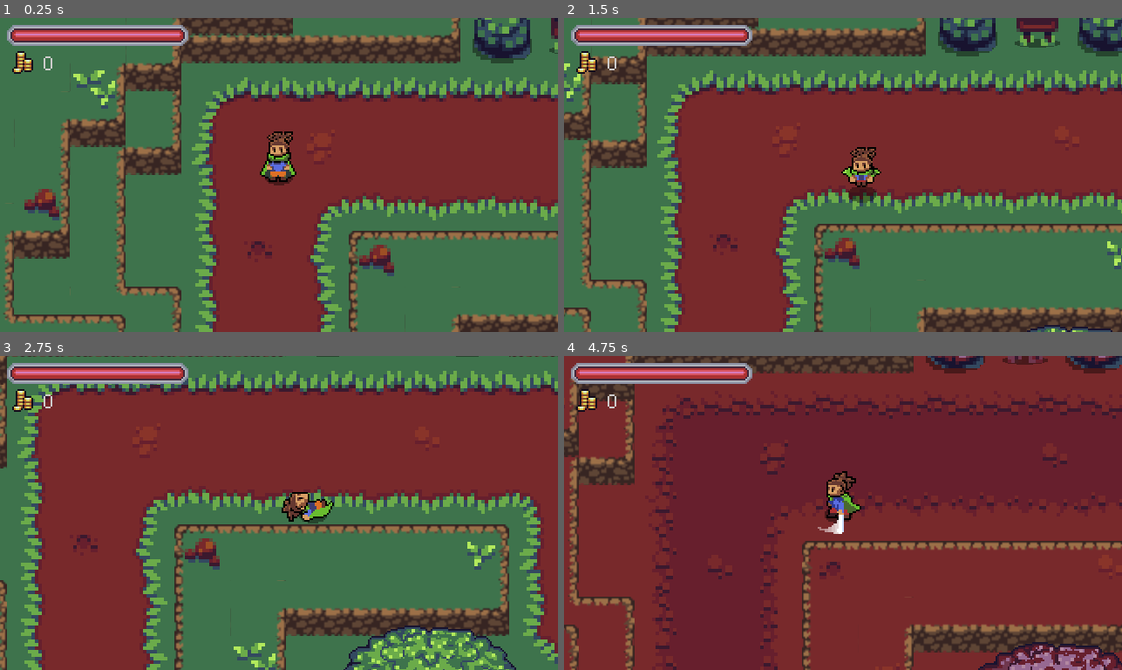
Above: before the commit, frames 1-4 (two rows, left to right).
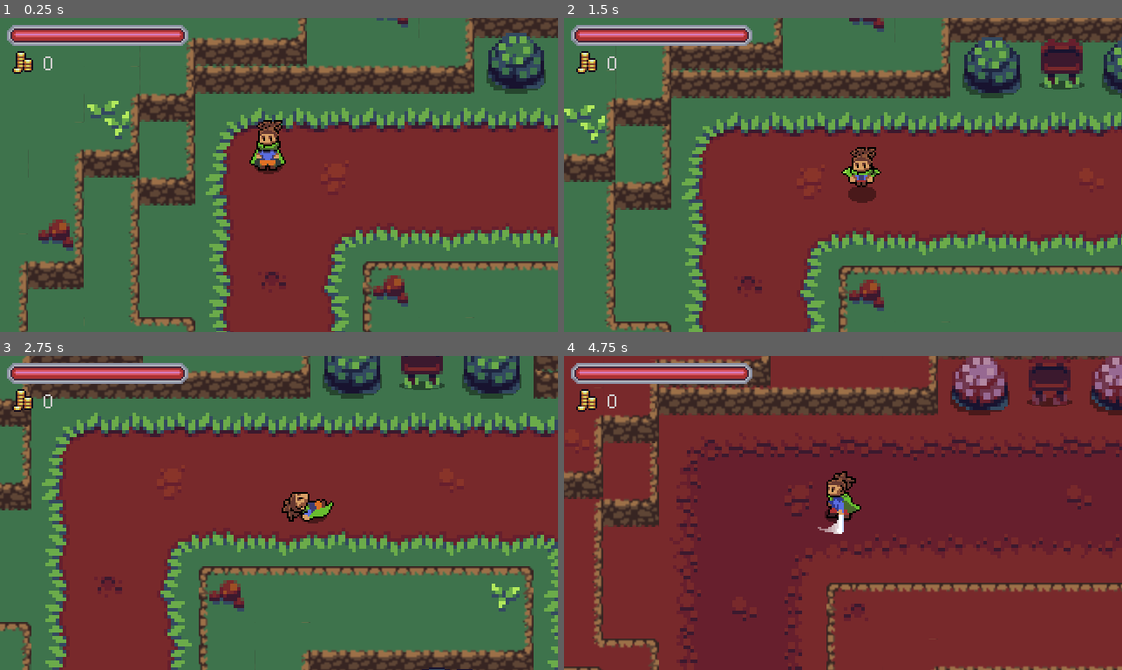
Above: after the commit, the same moments.

Repository: Thomas-Arndt/RPG.1
Game: Godot game, scene res://World/World.tscn
The game is run twice, just before and just after one commit, with the same random seed, the same clock (stepped at 60 frames per second) and the same inputs.
Inputs:
- Up to frame 1 (0.25 s): no input
- Up to frame 2 (1.5 s): hold Right (ui_right) 0.53-1.28 s; tap R (attack) at 0.6 s; tap E (roll) at 0.8, 1.35 s; hold Down (ui_down) from 1.28 s (still down)
- Up to frame 3 (2.75 s): tap R (attack) at 1.55, 2.1 s; release Down (ui_down) at 2.03 s; hold Right (ui_right) from 2.03 s (still down); tap E (roll) at 2.3 s
- Up to frame 4 (4.75 s): release Right (ui_right) at 2.78 s; hold Up (ui_up) 2.78-3.53 s; tap T (d_shift) at 2.85 s; tap R (attack) at 3.05, 4.35 s; hold Left (ui_left) from 3.53 s (still down); tap E (roll) at 3.6 s

The runs differ from the first frame. In frame 1, 45% of the frame differs, in the area x 0-100%, y 0-100%; in frame 2, 52%; in frame 3, 51%; in frame 4, 27%.

Commit message:
initial code for scene changing uopn entering a 2d area

Diff:
--- a/Player/Player.gd
+++ b/Player/Player.gd
@@ -27,10 +27,12 @@
 onready var RedDimension = get_node("/root/World/RedDimension")
 
 func _ready():
+	global_position = WorldStats.player_spawn_vector
 	anim_tree.active = true
-	anim_tree.set("parameters/roll/blend_position", Vector2.DOWN)
-	anim_tree.set("parameters/attack/blend_position", Vector2.DOWN)
 	anim_player.play("SETUP")
+	anim_tree.set("parameters/roll/blend_position", WorldStats.player_spawn_direction)
+	anim_tree.set("parameters/attack/blend_position", WorldStats.player_spawn_direction)
+	anim_tree.set("parameters/idle/blend_position", WorldStats.player_spawn_direction)
 	PlayerStats.set_max_health(10)
 	PlayerStats.set_health(10)
 	PlayerStats.set_experience(0)
--- /dev/null
+++ b/Utils/Overlap/SceneLink.gd
@@ -0,0 +1,11 @@
+extends Area2D
+
+export (String) var destination_resource_path = null
+export (Vector2) var exit_location = Vector2.ZERO
+export (Vector2) var exit_direction = Vector2.DOWN
+
+func _on_Area2D_body_entered(body):
+	if destination_resource_path != null:
+		WorldStats.player_spawn_vector = exit_location
+		WorldStats.player_spawn_direction = exit_direction
+		get_tree().change_scene(destination_resource_path)
--- /dev/null
+++ b/Utils/Overlap/SceneLink.tscn
@@ -0,0 +1,12 @@
+[gd_scene load_steps=2 format=2]
+
+[ext_resource path="res://Utils/Overlap/SceneLink.gd" type="Script" id=1]
+
+[node name="SceneLink" type="Area2D"]
+collision_layer = 0
+collision_mask = 2
+script = ExtResource( 1 )
+
+[node name="CollisionShape2D" type="CollisionShape2D" parent="."]
+
+[connection signal="body_entered" from="." to="." method="_on_Area2D_body_entered"]
--- a/Utils/Stats/WorldStats.gd
+++ b/Utils/Stats/WorldStats.gd
@@ -4,6 +4,9 @@
 
 export(bool) var DIMENSION = false
 
+var player_spawn_vector: Vector2 = Vector2(-950, 200)
+var player_spawn_direction: Vector2 = Vector2.DOWN
+
 func shift_dimension():
 	DIMENSION = !DIMENSION
 	emit_signal("dimension_shift", DIMENSION)
--- /dev/null
+++ b/World/Houses/BillsHouse.tscn
@@ -0,0 +1,36 @@
+[gd_scene load_steps=5 format=2]
+
+[ext_resource path="res://World/Houses/HutInterior.png" type="Texture" id=1]
+[ext_resource path="res://Player/Player.tscn" type="PackedScene" id=2]
+[ext_resource path="res://Utils/Overlap/SceneLink.tscn" type="PackedScene" id=3]
+
+[sub_resource type="RectangleShape2D" id=1]
+
+[node name="BillsHouse" type="StaticBody2D"]
+
+[node name="TextureRect" type="TextureRect" parent="."]
+margin_right = 40.0
+margin_bottom = 40.0
+texture = ExtResource( 1 )
+
+[node name="Camera2D" type="Camera2D" parent="."]
+position = Vector2( 160, 90 )
+
+[node name="Player" parent="." instance=ExtResource( 2 )]
+position = Vector2( 157, 158 )
+
+[node name="SceneLink" parent="." instance=ExtResource( 3 )]
+position = Vector2( 157, 212 )
+destination_resource_path = "res://World/World.tscn"
+exit_location = Vector2( -750, 420 )
+
+[node name="CollisionShape2D" parent="SceneLink" index="0"]
+position = Vector2( -1, -15 )
+shape = SubResource( 1 )
+
+[node name="CollisionPolygon2D" type="CollisionPolygon2D" parent="."]
+visible = false
+build_mode = 1
+polygon = PoolVector2Array( 0, 180, 143, 180, 142, 167, 129, 163, 115, 155, 106, 146, 99, 136, 93, 125, 90, 114, 88, 100, 90, 86, 94, 74, 107, 55, 119, 45, 134, 38, 147, 34, 166, 34, 181, 38, 195, 45, 207, 55, 215, 66, 220, 79, 223, 90, 224, 101, 223, 114, 218, 130, 211, 142, 202, 151, 194, 157, 186, 162, 178, 166, 172, 167, 170, 180, 320, 180, 320, 0, 0, 0 )
+
+[editable path="SceneLink"]
--- a/World/World.tscn
+++ b/World/World.tscn
@@ -20,6 +20,7 @@
 [ext_resource path="res://World/Objects/Buildings/HutExteriorLower.png" type="Texture" id=18]
 [ext_resource path="res://Enemies/Bat.tscn" type="PackedScene" id=19]
 [ext_resource path="res://NPC/NPCs/Bill.tscn" type="PackedScene" id=20]
+[ext_resource path="res://Utils/Overlap/SceneLink.tscn" type="PackedScene" id=21]
 
 [sub_resource type="TileSet" id=99]
 2/name = "sheet.png 2"
@@ -1064,6 +1065,9 @@
 
 [sub_resource type="AnimationNodeStateMachinePlayback" id=150]
 
+[sub_resource type="RectangleShape2D" id=151]
+extents = Vector2( 13, 10 )
+
 [node name="World" type="Node2D"]
 
 [node name="GreenPath" type="TileMap" parent="."]
@@ -1243,6 +1247,16 @@
 [node name="UI" parent="." instance=ExtResource( 11 )]
 position = Vector2( -9, 9 )
 
+[node name="Area2D" parent="." instance=ExtResource( 21 )]
+position = Vector2( -749, 373 )
+destination_resource_path = "res://World/Houses/BillsHouse.tscn"
+exit_location = Vector2( 156, 175 )
+exit_direction = Vector2( 0, -1 )
+
+[node name="CollisionShape2D" parent="Area2D" index="0"]
+position = Vector2( 0, 18 )
+shape = SubResource( 151 )
+
 [editable path="YSort/Signs/BulletinBoard"]
 [editable path="YSort/Signs/BulletinBoard/InteractionZone"]
 [editable path="YSort/Signs/BulletinBoard/PlayerDetectionZone"]
@@ -1250,3 +1264,4 @@
 [editable path="YSort/NPCs/Bill"]
 [editable path="YSort/NPCs/Bill/InteractionZone"]
 [editable path="YSort/NPCs/Bill/PlayerDetectionZone"]
+[editable path="Area2D"]
Binary file added: World/Houses/HutInterior.png
Not shown, added: World/Houses/HutInterior.png.import
Not shown: 1 places in World/World.tscn that only renumber resources
